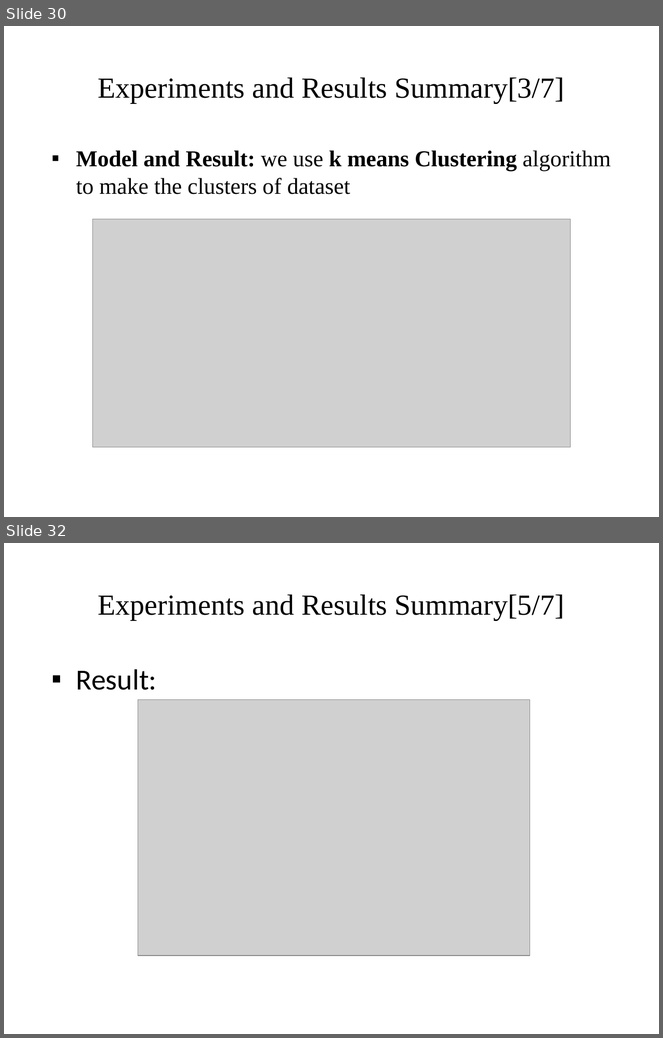
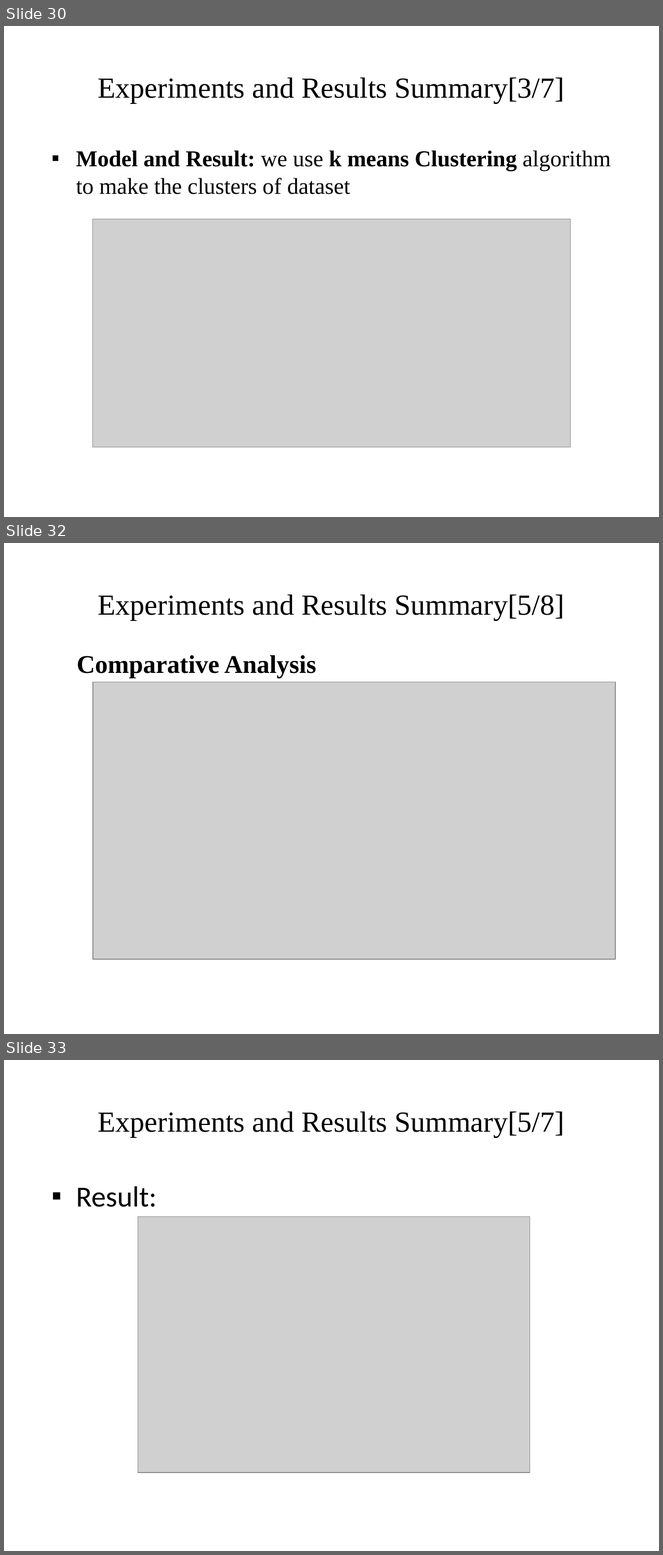
Before and after one commit to pandistic-zain/Fitnesstan--FYP, a slide deck: fitnesstan-documentation/FItnessstan_Final Presentation_Part 2.pptx. Shown one above the other, each under a label of ours: slides 30 and 32 before the commit, slides 30, 32 and 33 after it; the slides between them are not shown. The pictures are 663x1038 and 663x1555 pixels, drawn with LibreOffice and Linux fonts; fonts in the diff are those of the drawing; grey boxes stand for pictures; background and template pictures are left out. Boxes give left, top, right and bottom in pixels: in the first picture for what was removed or moved away, otherwise in the second. Text is boxed around its words. In the diff, an @@ line names an element or a change of style, - is before the commit and + after.

```diff
--- a/fitnesstan-documentation/FItnessstan_Final Presentation_Part 2.pptx
+++ b/fitnesstan-documentation/FItnessstan_Final Presentation_Part 2.pptx
@@ slide 32 added at [4,543,659,1034], background picture (left out) @@
@@ title added at [98,594,565,620], 32 pt, text #000000 @@
+Experiments and Results Summary[5/8]
@@ text added at [77,655,317,678], 28 pt, text #000000, bold @@
+Comparative Analysis
@@ picture added at [93,682,616,959] @@
@@ what was slide 32 is now slide 33 @@
```
Also in this commit, not shown: 5 slides changed, 1 other slide added, 1 slide removed, 3 other files.
